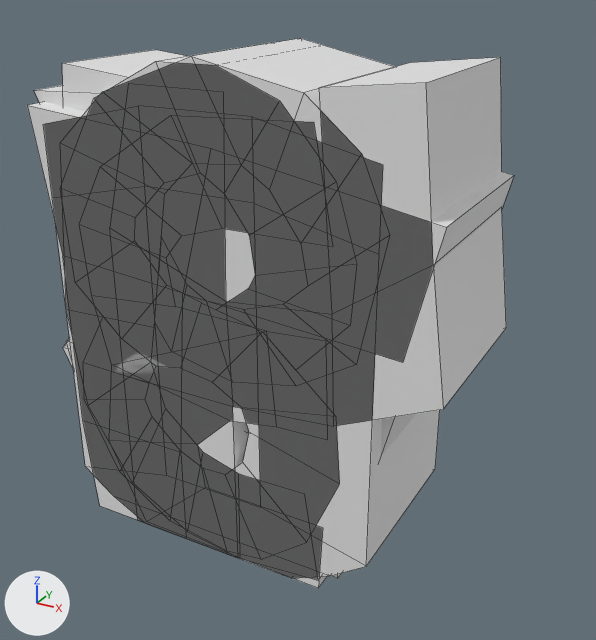
Two versions of the Blender file models/vfx/stat_particle/numbers.blend, one commit apart.
Both versions are drawn from a 50 mm camera at (0.1148, -0.1841, 0.1582) aimed at (0.0132, 0.0007, 0.0658). The axes (+X, +Y, +Z) are drawn at lower left. The lights are the same throughout. The first picture is the older version. Mesh edges are drawn as thin lines. The same objects are shown in both versions, whatever each file hides.

The older version as bpy lines, for what is in view:
```python
ob_eight = bpy.data.objects.new('Eight', me_cube_009)
ob_eight.location = (0.0, 0.0, 0.0)
ob_five = bpy.data.objects.new('Five', me_cube_006)
ob_five.location = (0.0, 0.0, 0.0)
ob_four = bpy.data.objects.new('Four', me_cube_005)
ob_four.location = (0.0, 0.0, 0.0)
ob_nine = bpy.data.objects.new('Nine', me_cube_010)
ob_nine.location = (0.0, 0.0, 0.0)
ob_seven = bpy.data.objects.new('Seven', me_cube_008)
ob_seven.location = (0.0, 0.0, 0.0)
ob_six = bpy.data.objects.new('Six', me_cube_007)
ob_six.location = (0.0, 0.0, 0.0)
ob_three = bpy.data.objects.new('Three', me_cube_002)
ob_three.location = (0.0, 0.0, 0.0)
ob_zero = bpy.data.objects.new('Zero', me_cube_003)
ob_zero.location = (0.0, 0.0, 0.0)
```
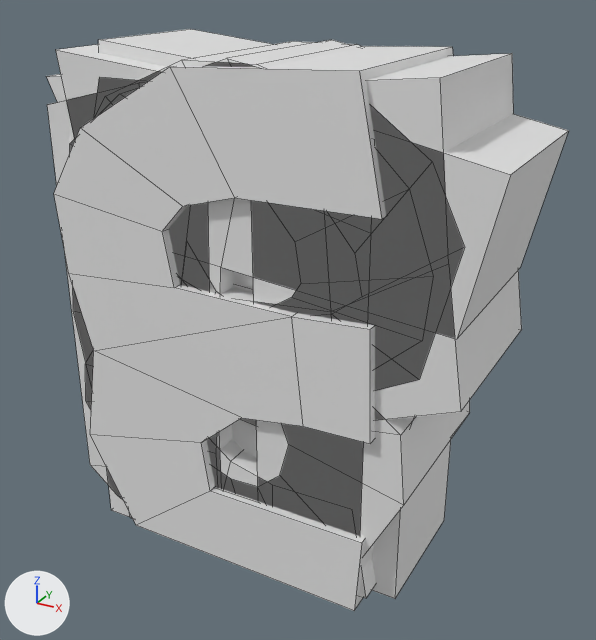
What differs and where, as boxes [x1, y1, x2, y2] in the pictures (596 x 640 px):
'Three', reshaped: before [80, 115, 331, 588]; after [54, 46, 453, 611]
'Four', reshaped (8% wider, 7% shorter): before [110, 57, 506, 558]; after [94, 53, 522, 518]
'Seven', reshaped (9% taller): before [27, 102, 514, 539]; after [56, 44, 569, 519]
'Eight', moved, rescaled: before [61, 43, 357, 559]; after [85, 41, 470, 557]
'Nine', reshaped (18% wider): before [60, 38, 395, 580]; after [70, 40, 464, 598]
'Zero', reshaped (mostly hidden afterwards): before [44, 106, 440, 579]; after [47, 83, 371, 536]
'Five', reshaped (mostly hidden): before [62, 50, 341, 578]; after [99, 29, 451, 599]
'Six', reshaped (mostly hidden): before [34, 85, 417, 457]; after [46, 74, 419, 427]

What the commit changed:
me_cube_002 is used by ob_three; location (0.0, 0.0, 0.0).
me_cube_002 had 44 vertices, 42 faces and spanned x -0.0392..0.0365, y -0.0255..0.0255, z 0.0001..0.1259.
me_cube_002 now has 44 vertices, 42 faces and spans x -0.0447..0.0491, y -0.028..0.028, z -0.0005..0.1374.
me_cube_002 part 1: the whole mesh is multiplied about its middle by the matrix ((1.239, 0.0, 0.0), (0.0, 1.096, 0.0), (0.0, 0.0, 1.096)), then moved by (0.0036, 0.0, 0.0054).
me_cube_003 is used by ob_zero; location (0.0, 0.0, 0.0).
me_cube_003 had 32 vertices, 31 faces and spanned x -0.0479..0.0479, y -0.0255..0.0255, z 0.0..0.1257.
me_cube_003 now has 32 vertices, 31 faces and spans x -0.0457..0.0457, y -0.0255..0.0255, z 0.0006..0.1311.
me_cube_003 part 2: the whole mesh is multiplied about its middle by the matrix ((0.956, 0.0, 0.0), (0.0, 1.0, 0.0), (0.0, 0.0, 1.038)), then moved by (0.0, 0.0, 0.003).
me_cube_005 is used by ob_four; location (0.0, 0.0, 0.0).
me_cube_005 had 28 vertices, 26 faces and spanned x -0.0286..0.0649, y -0.0255..0.0255, z 0.0..0.1357.
me_cube_005 now has 28 vertices, 26 faces and spans x -0.039..0.0691, y -0.0255..0.0255, z -0.0001..0.1368.
me_cube_005 part 3: 28 of 28 vertices moved; they spanned x -0.0286..0.0649, y -0.0255..0.0255, z 0.0..0.1357 and now span x -0.039..0.0691, y -0.0255..0.0255, z -0.0001..0.1368; mean shift (-0.0035, 0.0, 0.0006).
me_cube_006 is used by ob_five; location (0.0, 0.0, 0.0).
me_cube_006 had 36 vertices, 34 faces and spanned x -0.0576..0.0508, y -0.0193..0.0193, z 0.0..0.1333.
me_cube_006 now has 36 vertices, 34 faces and spans x -0.0453..0.0687, y -0.0193..0.0193, z 0.0003..0.1395.
me_cube_006 part 4: the whole mesh is multiplied about its middle by the matrix ((1.052, 0.0, 0.0), (0.0, 1.0, 0.0), (0.0, 0.0, 1.045)), then moved by (0.0151, 0.0, 0.0033).
me_cube_007 is used by ob_six; location (0.0, 0.0, 0.0).
me_cube_007 had 77 vertices, 74 faces and spanned x -0.0558..0.0545, y -0.0196..0.0198, z 0.0012..0.1281.
me_cube_007 now has 77 vertices, 74 faces and spans x -0.0508..0.0595, y -0.0196..0.0198, z 0.0008..0.1321.
me_cube_007 part 5: the whole mesh is multiplied about its middle by the matrix ((1.0, 0.0, 0.0), (0.0, 1.0, 0.0), (0.0, 0.0, 1.035)), then moved by (0.005, 0.0, 0.0018).
me_cube_008 is used by ob_seven; location (0.0, 0.0, 0.0).
me_cube_008 had 20 vertices, 18 faces and spanned x -0.0528..0.0626, y -0.0255..0.0255, z 0.0..0.123.
me_cube_008 now has 20 vertices, 18 faces and spans x -0.0407..0.0747, y -0.0255..0.0255, z -0.0002..0.1373.
me_cube_008 part 6: 20 of 20 vertices moved; they spanned x -0.0528..0.0626, y -0.0255..0.0255, z 0.0..0.123 and now span x -0.0407..0.0747, y -0.0255..0.0255, z -0.0002..0.1373; mean shift (0.0121, 0.0, 0.0074).
me_cube_009 is used by ob_eight; location (0.0, 0.0, 0.0).
me_cube_009 had 90 vertices, 89 faces and spanned x -0.045..0.0425, y -0.0255..0.0255, z 0.0009..0.1363.
me_cube_009 now has 90 vertices, 89 faces and spans x -0.0444..0.0604, y -0.0255..0.0255, z 0.0002..0.137.
me_cube_009 part 7: the whole mesh is scaled about its middle by (1.2, 1, 1.01), then moved by (0.0092, 0.0, 0.0).
me_cube_010 is used by ob_nine; location (0.0, 0.0, 0.0).
me_cube_010 had 72 vertices, 68 faces and spanned x -0.0477..0.05, y -0.0255..0.0255, z 0.0003..0.1379.
me_cube_010 now has 72 vertices, 68 faces and spans x -0.0451..0.0667, y -0.0255..0.0255, z 0.0003..0.1379.
me_cube_010 part 8: the whole mesh is multiplied about its middle by the matrix ((1.144, 0.0, 0.0), (0.0, 1.0, 0.0), (0.0, 0.0, 1.0)), then moved by (0.0096, 0.0, 0.0).
